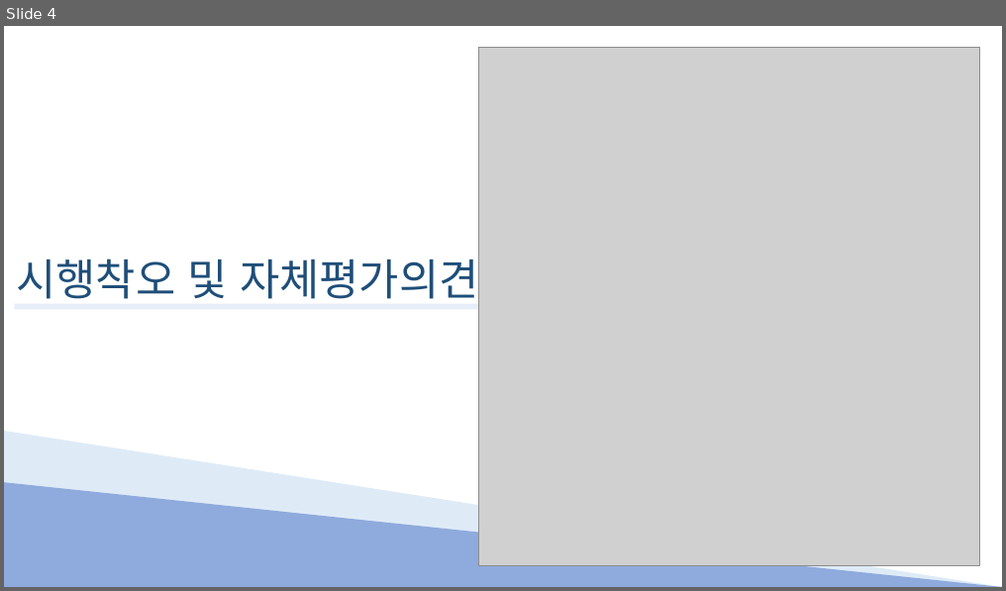
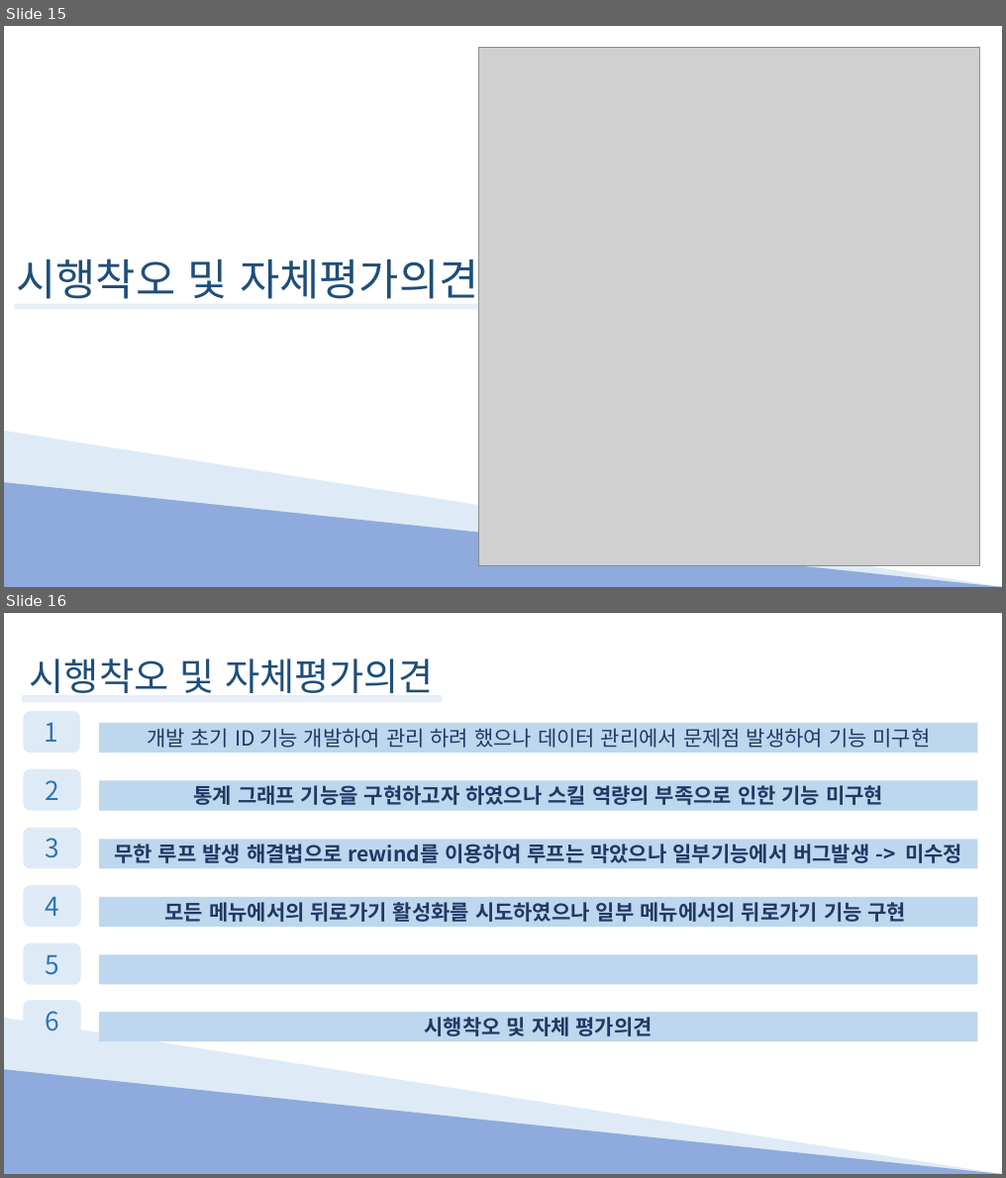
Before and after one commit to Hyno2/C-project, a slide deck: PPT/System.pptx. Shown one above the other, each under a label of ours: slide 4 before the commit, slides 15 and 16 after it. The pictures are 1006x591 and 1006x1178 pixels, drawn with LibreOffice and Linux fonts; fonts in the diff are those of the drawing; grey boxes stand for pictures. Boxes give left, top, right and bottom in pixels: in the first picture for what was removed or moved away, otherwise in the second. Text is boxed around its words. In the diff, an @@ line names an element or a change of style, - is before the commit and + after.

```diff
--- a/PPT/System.pptx
+++ b/PPT/System.pptx
@@ slide 16 added at (4, 613, 1002, 1174), background #FFFFFF @@
@@ text added at (30, 659, 434, 693), 43.7 pt, text #1F4E79 @@
+시행착오 및 자체평가의견
@@ rectangle added at (22, 695, 442, 702), fill #E7EDF9 @@
@@ right triangle added at (4, 1018, 1002, 1174), fill #DEEBF7 @@
@@ group added at (24, 712, 977, 1042): 6 rectangles, 6 rounded rectangles @@
+개발 초기 ID 기능 개발하여 관리 하려 했으나 데이터 관리에서 문제점 발생하여 기능 미구현
+1
+통계 그래프 기능을 구현하고자 하였으나 스킬 역량의 부족으로 인한 기능 미구현
+2
+무한 루프 발생 해결법으로 rewind를 이용하여 루프는 막았으나 일부기능에서 버그발생 -> 미수정
+3
+모든 메뉴에서의 뒤로가기 활성화를 시도하였으나 일부 메뉴에서의 뒤로가기 기능 구현
+4
+5
+시행착오 및 자체 평가의견
+6
@@ right triangle added at (4, 1069, 1002, 1174), fill #8FAADC @@
@@ what was slide 4 is now slide 15 @@
```
Also in this commit, not shown: 9 slides changed, 2 other slides added, 15 slides removed.
